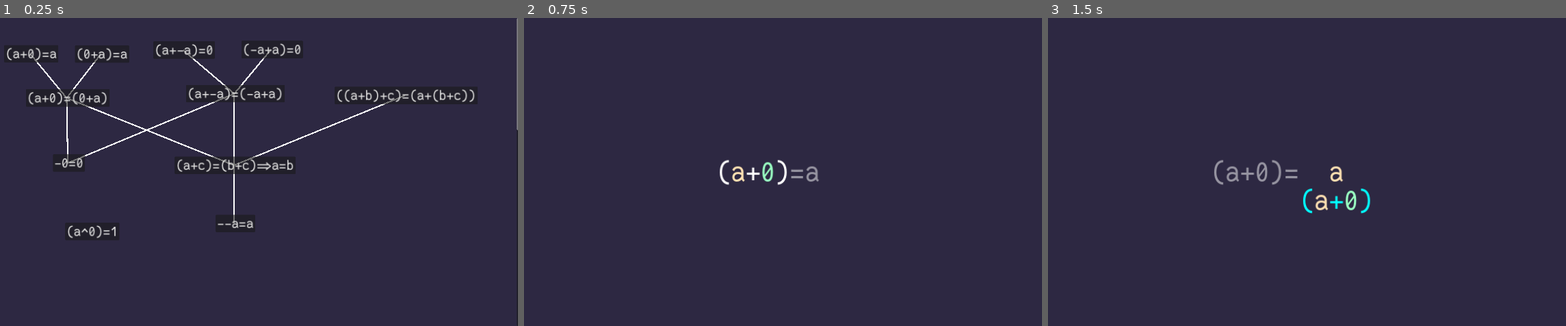
Above: before the commit, frames 1-3 (left to right).
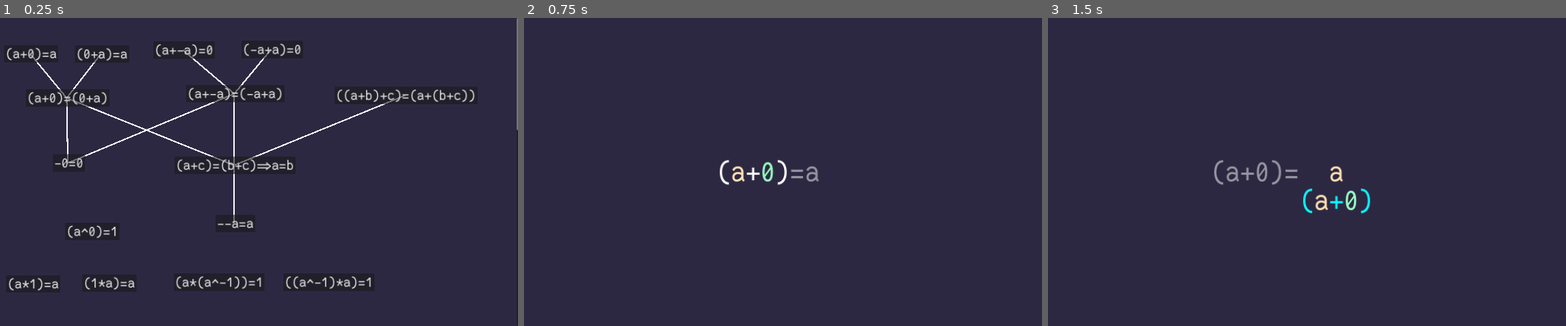
Above: after the commit, the same moments.

Repository: theoahfeldt/emperical-maths
Game: Godot game, scene res://main.tscn
The game is run twice, just before and just after one commit, with the same random seed, the same clock (stepped at 60 frames per second) and the same inputs.
Inputs:
- Up to frame 1 (0.25 s): no input
- Up to frame 2 (0.75 s): click "(a+0)=a" at 0.5 s
- Up to frame 3 (1.5 s): tap Enter (expression_confirm) at 1.25 s; hold Right (expression_right) from 1.28 s (still down); tap Space (expression_select) at 1.35 s

The runs differ from the first frame. In frame 1, 0.6% of the frame differs, in the area x 1-72%, y 83-89%; in frame 2, nothing differs; in frame 3, nothing differs.

Commit message:
Add product

Diff:
--- /dev/null
+++ b/game/algebra/graphics/expressions/horizontal_expressions/graphical_product.gd
@@ -0,0 +1,24 @@
+class_name GraphicalProduct
+extends HorizontalExpression
+
+
+func _get_ordered_components() -> Array[GraphicalComponent]:
+	return [
+		_glyphs[0],
+		subexpressions[0],
+		_glyphs[1],
+		subexpressions[1],
+		_glyphs[2],
+	]
+
+
+static func create(
+		left_factor: GraphicalExpressionOrMenu,
+		right_factor: GraphicalExpressionOrMenu,
+		) -> GraphicalProduct:
+	var new := GraphicalProduct.new()
+	new._glyphs = [Glyph.create("("), Glyph.create("·"), Glyph.create(")")]
+	new.subexpressions = [left_factor, right_factor]
+	new._add_components_as_children()
+	new.set_positions()
+	return new
--- /dev/null
+++ b/game/algebra/logic/expressions/algebraic_product.gd
@@ -0,0 +1,83 @@
+class_name AlgebraicProduct
+extends AlgebraicExpression
+
+
+var left_factor: AlgebraicExpression
+var right_factor: AlgebraicExpression
+
+
+func _to_string() -> String:
+	return "(%s*%s)" % [left_factor, right_factor]
+
+
+static func create(
+		left: AlgebraicExpression,
+		right: AlgebraicExpression,
+		p_color: Color = default_color,
+		) -> AlgebraicProduct:
+	var new = AlgebraicProduct.new()
+	new.left_factor = left
+	new.right_factor = right
+	new.color = p_color
+	return new
+
+
+func copy() -> AlgebraicProduct:
+	return AlgebraicProduct.create(left_factor.copy(), right_factor.copy(), color)
+
+
+func subexpressions() -> Array[AlgebraicExpression]:
+	return [left_factor, right_factor]
+
+
+func replace_subexpression(new: AlgebraicExpression, index: int) -> void:
+	match index:
+		0:
+			left_factor = new
+		1:
+			right_factor = new
+		var n:
+			push_error("Index %d out of range" % n)
+
+
+func to_graphical() -> GraphicalProduct:
+	return GraphicalProduct.create(
+			left_factor.to_graphical(), right_factor.to_graphical())
+
+
+func set_color(p_color: Color) -> void:
+	color = p_color
+	left_factor.set_color(p_color)
+	right_factor.set_color(p_color)
+
+
+func mark() -> void:
+	color = marked_color
+	left_factor.set_color(_sub_colors[0])
+	right_factor.set_color(_sub_colors[1])
+
+
+func identical_to(other: ManipulableExpression) -> bool:
+	if other is AlgebraicProduct:
+		return (left_factor.identical_to(other.left_factor)
+				and right_factor.identical_to(other.right_factor))
+	return false
+
+
+func pattern_match(expression: ManipulableExpression) -> PatternMatchResult:
+	if expression is AlgebraicProduct:
+		var left_match := left_factor.pattern_match(expression.left_factor)
+		var right_match := right_factor.pattern_match(expression.right_factor)
+		return PatternMatchResult.merge(left_match, right_match)
+	else:
+		return PatternMatchFailure.new()
+
+
+func substitute(
+		substitution: Dictionary, replace_unspecified_variables: bool = false
+		) -> AlgebraicProduct:
+	var instance_left := left_factor.substitute(
+			substitution, replace_unspecified_variables)
+	var instance_right := right_factor.substitute(
+			substitution, replace_unspecified_variables)
+	return AlgebraicProduct.create(instance_left, instance_right)
--- a/game/parser/parser.gd
+++ b/game/parser/parser.gd
@@ -89,6 +89,8 @@
 		return null
 	if operator is PlusToken:
 		return AlgebraicSum.create(first, second)
+	if operator is TimesToken:
+		return AlgebraicProduct.create(first, second)
 	if operator is CaretToken:
 		return AlgebraicPower.create(first, second)
 	push_error("Invalid operator %s" % operator)
--- /dev/null
+++ b/game/parser/tokens/symbols/times.gd
@@ -0,0 +1,6 @@
+class_name TimesToken
+extends Token
+
+
+func _to_string() -> String:
+	return "TimesToken"
--- a/game/parser/tokens/tokenizer.gd
+++ b/game/parser/tokens/tokenizer.gd
@@ -43,12 +43,14 @@
 			token = LeftParenthesisToken.new()
 		")":
 			token = RightParenthesisToken.new()
+		"=":
+			token = EqualsToken.new()
 		"+":
 			token = PlusToken.new()
 		"-":
 			token = MinusToken.new()
-		"=":
-			token = EqualsToken.new()
+		"*":
+			token = TimesToken.new()
 		"^":
 			token = CaretToken.new()
 		_:
--- a/game/ui/level_select_menu.tscn
+++ b/game/ui/level_select_menu.tscn
@@ -110,3 +110,35 @@
 offset_right = 448.0
 offset_bottom = 777.0
 text = "(a^0)=1"
+
+[node name="a*1=a" parent="LevelChart" instance=ExtResource("2_cbbnw")]
+layout_mode = 0
+offset_left = 129.0
+offset_top = 902.0
+offset_right = 319.0
+offset_bottom = 961.0
+text = "(a*1)=a"
+
+[node name="1*a=a" parent="LevelChart" instance=ExtResource("2_cbbnw")]
+layout_mode = 0
+offset_left = 396.0
+offset_top = 899.0
+offset_right = 586.0
+offset_bottom = 958.0
+text = "(1*a)=a"
+
+[node name="a*a^-1=1" parent="LevelChart" instance=ExtResource("2_cbbnw")]
+layout_mode = 0
+offset_left = 716.0
+offset_top = 896.0
+offset_right = 906.0
+offset_bottom = 955.0
+text = "(a*(a^-1))=1"
+
+[node name="a^-1*a=1" parent="LevelChart" instance=ExtResource("2_cbbnw")]
+layout_mode = 0
+offset_left = 1101.0
+offset_top = 896.0
+offset_right = 1421.0
+offset_bottom = 955.0
+text = "((a^-1)*a)=1"
